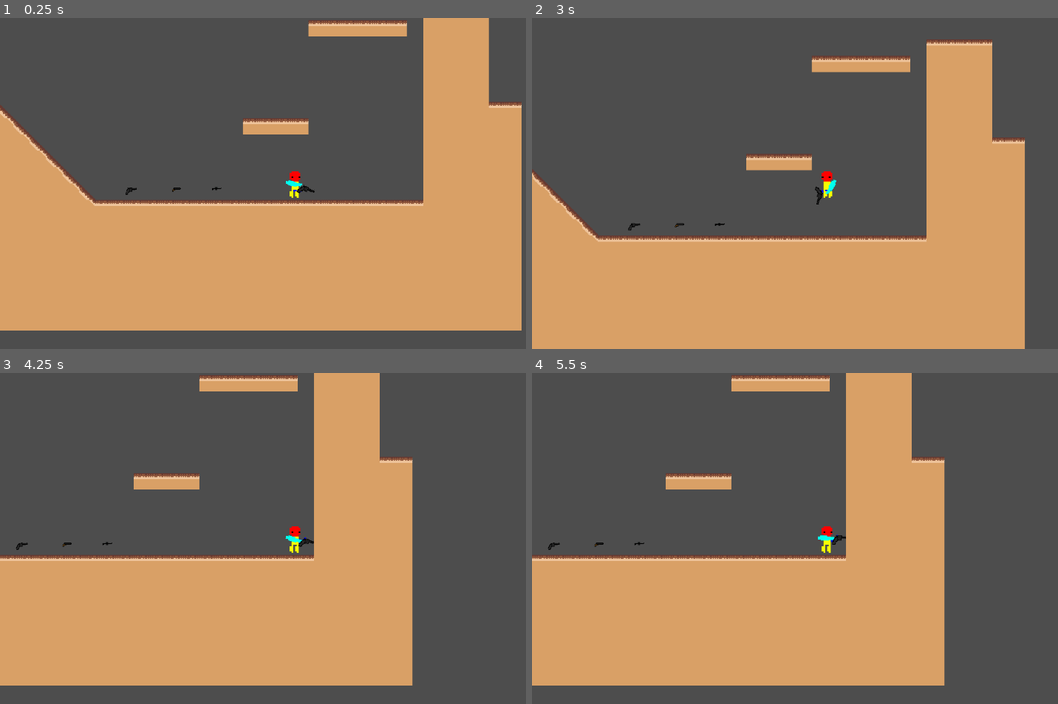
Above: before the commit, frames 1-4 (two rows, left to right).
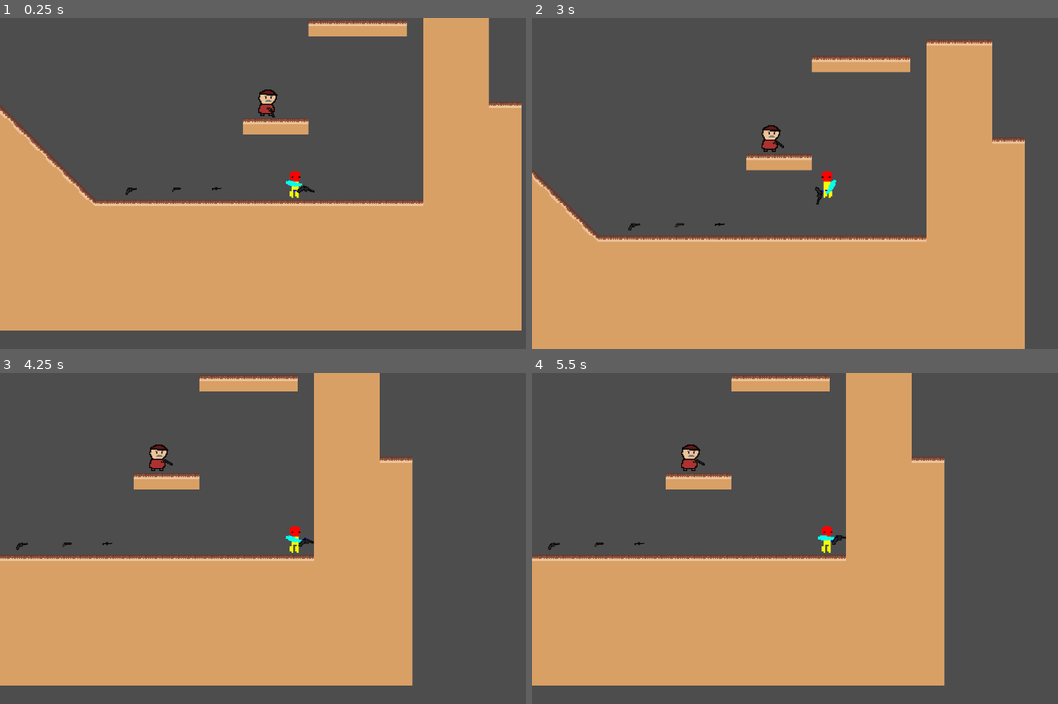
Above: after the commit, the same moments.

Repository: UVASGD/spring-2024-ricochet
Game: Godot game, scene res://scenes/world.tscn
Same seed, same stepped clock (60 frames per second), same inputs: the game is played once before the commit and once after it.
Inputs (mouse positions are in pixels of both pictures, inside the frame that each line leads up to):
- Up to frame 1 (0.25 s): no input
- Up to frame 2 (3 s): tap Enter (ui_accept) at 0.5, 0.77, 0.8, 1.07, 1.25, 1.35, 1.52, 1.82, 2, 2.3, 2.75 s; move the mouse to (958, 166) at 0.52 s; hold Right (ui_right) 0.53-2.03 s; click (958, 166) at 0.6 s; move the mouse to (710, 200) at 1.27 s; click (710, 200) at 1.55 s; move the mouse to (884, 110) at 2.02 s; hold Left (ui_left) 2.03-2.78 s; tap S (Pickup) at 2.1 s; move the mouse to (795, 249) at 2.77 s; hold Right (ui_right) from 2.78 s (still down); click (795, 249) at 2.85 s
- Up to frame 3 (4.25 s): keep holding Right (ui_right); tap Enter (ui_accept) at 3.02, 3.32, 3.77, 3.8, 4.07 s; move the mouse to (473, 588) at 3.52 s; hold W (Swap) from 3.53 s (still down)
- Up to frame 4 (5.5 s): tap Enter (ui_accept) at 4.25, 4.52, 4.82, 5, 5.1 s; move the mouse to (647, 488) at 4.27 s; release Right (ui_right) at 4.28 s; release W (Swap) at 4.28 s; hold Left (ui_left) 4.28-5.03 s; click (647, 488) at 4.35 s; move the mouse to (858, 538) at 5.02 s; hold Right (ui_right) from 5.03 s (still down)

The runs differ from the first frame. In frame 1, 0.2% of the frame differs, in the area x 49-53%, y 21-31%; in frame 2, 0.2%, in the area x 43-48%, y 32-41%; in frame 3, 0.2%; in frame 4, 0.2%.

Commit message:
big merge

Diff:
--- a/scenes/enemy.tscn
+++ b/scenes/enemy.tscn
@@ -1,15 +1,21 @@
-[gd_scene load_steps=5 format=3 uid="uid://cg2bxf6x1jrll"]
+[gd_scene load_steps=9 format=3 uid="uid://3crsa44ktuks"]
 
-[ext_resource type="Script" path="res://scripts/Enemy.gd" id="1_gcetj"]
+[ext_resource type="Script" path="res://scripts/Enemy.gd" id="1_pdqsc"]
 [ext_resource type="Texture2D" uid="uid://3dl3vapbbyyf" path="res://images/1stGuy.png" id="2_spsjo"]
+[ext_resource type="Script" path="res://scripts/SightlinePivot.gd" id="3_nrky1"]
+[ext_resource type="Script" path="res://scripts/Sightline.gd" id="4_j8ais"]
+[ext_resource type="PackedScene" uid="uid://bxrek0u2dplk1" path="res://scenes/gun.tscn" id="4_t5frh"]
 
 [sub_resource type="CapsuleShape2D" id="CapsuleShape2D_gnvxo"]
 
 [sub_resource type="CircleShape2D" id="CircleShape2D_ci0bp"]
 radius = 282.016
 
+[sub_resource type="BoxMesh" id="BoxMesh_42iyg"]
+
 [node name="Enemy" type="CharacterBody2D"]
-script = ExtResource("1_gcetj")
+collision_layer = 4
+script = ExtResource("1_pdqsc")
 
 [node name="CollisionShape2D" type="CollisionShape2D" parent="."]
 shape = SubResource("CapsuleShape2D_gnvxo")
@@ -18,9 +24,27 @@
 texture = ExtResource("2_spsjo")
 
 [node name="Area2D" type="Area2D" parent="."]
+collision_mask = 3
 
 [node name="CollisionShape2D" type="CollisionShape2D" parent="Area2D"]
 shape = SubResource("CircleShape2D_ci0bp")
 
+[node name="Pivot" type="Node2D" parent="."]
+script = ExtResource("3_nrky1")
+
+[node name="Gun" parent="Pivot" instance=ExtResource("4_t5frh")]
+position = Vector2(11, 0)
+
+[node name="Sightline" type="RayCast2D" parent="Pivot"]
+target_position = Vector2(500, 0)
+collision_mask = 3
+script = ExtResource("4_j8ais")
+
+[node name="MeshInstance2D" type="MeshInstance2D" parent="Pivot"]
+visible = false
+position = Vector2(246, 1.5)
+scale = Vector2(502, 7)
+mesh = SubResource("BoxMesh_42iyg")
+
 [connection signal="body_entered" from="Area2D" to="." method="_on_area_2d_body_entered"]
 [connection signal="body_exited" from="Area2D" to="." method="_on_area_2d_body_exited"]
--- a/scenes/player.tscn
+++ b/scenes/player.tscn
@@ -20,6 +20,7 @@
 [node name="Node2D" type="Node2D"]
 
 [node name="CharacterBody2D" type="CharacterBody2D" parent="."]
+collision_layer = 2
 script = ExtResource("1_op0tq")
 
 [node name="CollisionShape2D" type="CollisionShape2D" parent="CharacterBody2D"]
--- a/scenes/world.tscn
+++ b/scenes/world.tscn
@@ -77,10 +77,11 @@
 [node name="TileMap" type="TileMap" parent="."]
 tile_set = SubResource("TileSet_ucba5")
 format = 2
-layer_0/tile_data = PackedInt32Array(524277, 0, 0, 524278, 0 …(10536 unchanged characters)… 786470, 0, 1, 852006, 0, 1, 917542, 0, 1)
+layer_0/tile_data = PackedInt32Array(524277, 0, 0, 524278, 0 …(10536 unchanged characters)… 786470, 0, 1, 852006, 0, 1, 917542, 0, 1, 65535, 1, 131072)
 
 [node name="Deathzone" type="Area2D" parent="."]
 position = Vector2(93, 364)
+collision_mask = 3
 script = ExtResource("7_ithtj")
 
 [node name="CollisionShape2D" type="CollisionShape2D" parent="Deathzone"]
--- a/scripts/Enemy.gd
+++ b/scripts/Enemy.gd
@@ -1,33 +1,40 @@
 extends CharacterBody2D
 
 
-const SPEED = 300.0
-const JUMP_VELOCITY = -400.0
-var inArea
-var inSight
-@onready var player = get_parent().get_parent().get_node("Player")
+var inArea = false
+var isAlert = false
+var inSight = false
+var Speed = 0
+const PlayerFriction = 0.07
+const TopSpeed = 75.0
+const SpeedInterval = 5
+const VelocityInterval = 5
+const ShootInterval = 1
+@onready var player = get_parent().get_parent().get_node("Player").get_node("CharacterBody2D")
 
 
+func _ready() -> void:
+	$Pivot/Sightline.connect("playerSeen", playerSeen)
+	$Pivot/Sightline.connect("playerNotSeen", playerNotSeen)
 # Get the gravity from the project settings to be synced with RigidBody nodes.
 var gravity = ProjectSettings.get_setting("physics/2d/default_gravity")
 
 
 func _physics_process(delta):
+	#print(player)
 	# Add the gravity.
 	if not is_on_floor():
 		velocity.y += gravity * delta
-
-	# Handle Jump.
-	if Input.is_action_just_pressed("ui_accept") and is_on_floor():
-		velocity.y = JUMP_VELOCITY
-
-	# Get the input direction and handle the movement/deceleration.
-	# As good practice, you should replace UI actions with custom gameplay actions.
-	var direction = Input.get_axis("ui_left", "ui_right")
-	if direction:
-		velocity.x = direction * SPEED
-	else:
-		velocity.x = move_toward(velocity.x, 0, SPEED)
+	if isAlert:
+		var positionDif = player.global_position.x - self.global_position.x
+		var direction = positionDif / abs(positionDif)
+		print(abs(positionDif))
+		if abs(positionDif) > 200 and not inSight:
+			Speed = move_toward(Speed, TopSpeed, SpeedInterval)
+			velocity.x = direction * Speed
+		else:
+			Speed = move_toward(Speed, 0, SpeedInterval)
+			velocity.x = direction * Speed
 
 	move_and_slide()
 
@@ -42,3 +49,13 @@
 	if body == player:
 		inArea = false
 		print("Player is in Area:", inArea)
+
+
+func playerSeen():
+	isAlert = true
+	inSight = true
+	#print("player seen", isAlert, inSight)
+
+func playerNotSeen():
+	inSight = false
+	#print("player not seen", isAlert, inSight)
--- /dev/null
+++ b/scripts/Sightline.gd
@@ -0,0 +1,22 @@
+extends RayCast2D
+
+signal playerSeen
+signal playerNotSeen
+
+@onready var inArea = get_parent().get_parent().inArea
+
+@onready var player = get_parent().get_parent().get_parent().get_parent().get_node("Player").get_node("CharacterBody2D")
+# Called when the node enters the scene tree for the first time.
+func _ready():
+	pass # Replace with function body.
+
+
+# Called every frame. 'delta' is the elapsed time since the previous frame.
+func _process(delta):
+	inArea = get_parent().get_parent().inArea
+	if $".".is_colliding() and inArea: #if sightline raycast is colliding with an object and player is inArea
+		var collidedObject = $".".get_collider()
+		if collidedObject == player:
+			emit_signal("playerSeen")
+		else:
+			emit_signal("playerNotSeen")
--- /dev/null
+++ b/scripts/SightlinePivot.gd
@@ -0,0 +1,11 @@
+extends Node2D
+
+
+# Called when the node enters the scene tree for the first time.
+func _ready():
+	pass # Replace with function body.
+
+
+# Called every frame. 'delta' is the elapsed time since the previous frame.
+func _process(delta):
+	look_at(get_parent().get_parent().get_parent().get_node("Player").get_node("CharacterBody2D").global_position)
Not shown: 1 places in scenes/world.tscn that only renumber resources
